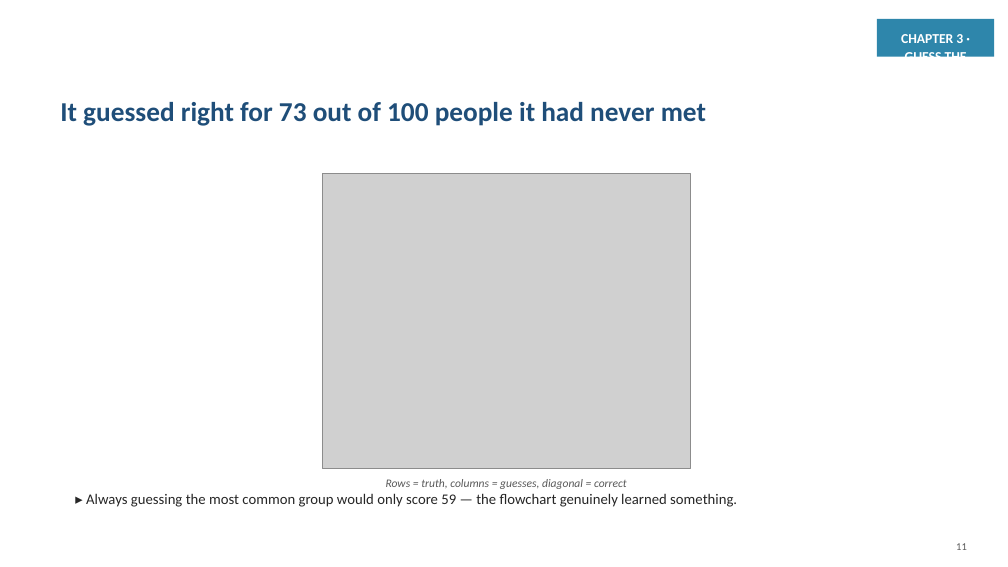
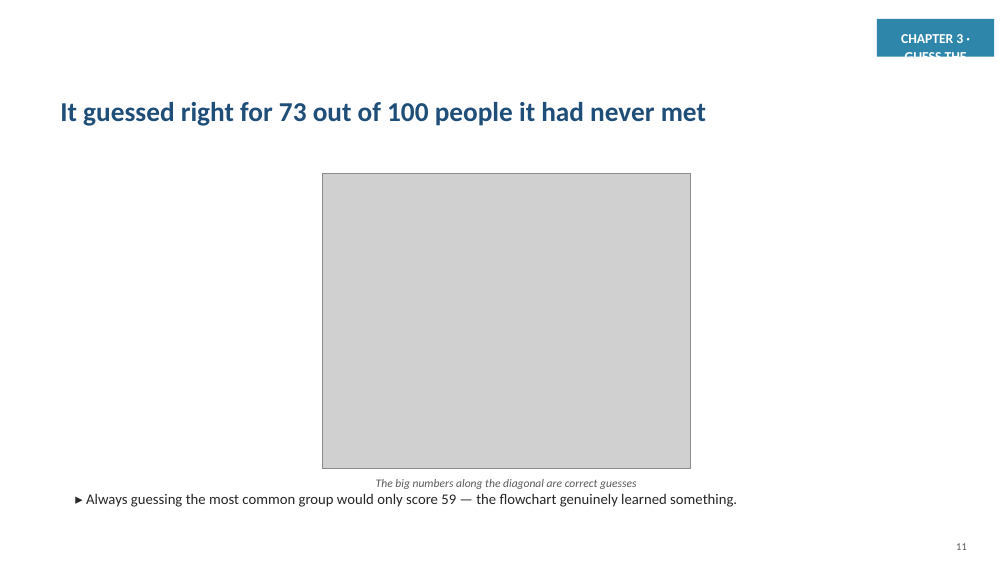
Before and after one commit to jaismine19/social-media-stress-analysis, a slide deck: slide 11 of presentation/Social_Media_Stress_Presentation.pptx. Drawn at 1008x567 pixels with LibreOffice and Linux fonts; fonts in the diff are those of the drawing; grey boxes stand for pictures. Boxes give left, top, right and bottom in pixels: in the first picture for what was removed or moved away, otherwise in the second. Text is boxed around its words. In the diff, an @@ line names an element or a change of style, - is before the commit and + after.

```diff
--- a/presentation/Social_Media_Stress_Presentation.pptx
+++ b/presentation/Social_Media_Stress_Presentation.pptx
@@ text at <box>376,479,636,489</box>: text changed @@
-Rows = truth, columns = guesses, diagonal = correct
+The big numbers along the diagonal are correct guesses
```
Also in this commit, not shown: 10 other slides changed.
